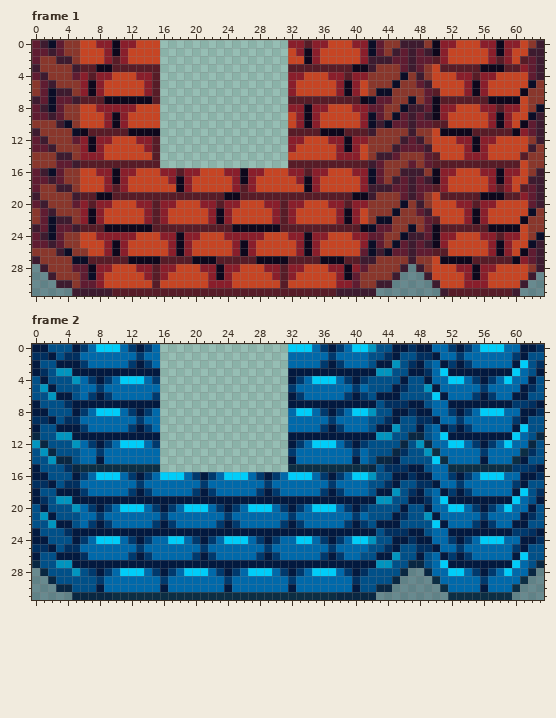
File history of a pixel-art file, Assets/tiles/Wall4.ase. Above is the file before it was changed.
64x32 pixels, 7 frames. Shown: frame 1, frame 2. The commit also changed other frames, which this record leaves out.
And afterwards:
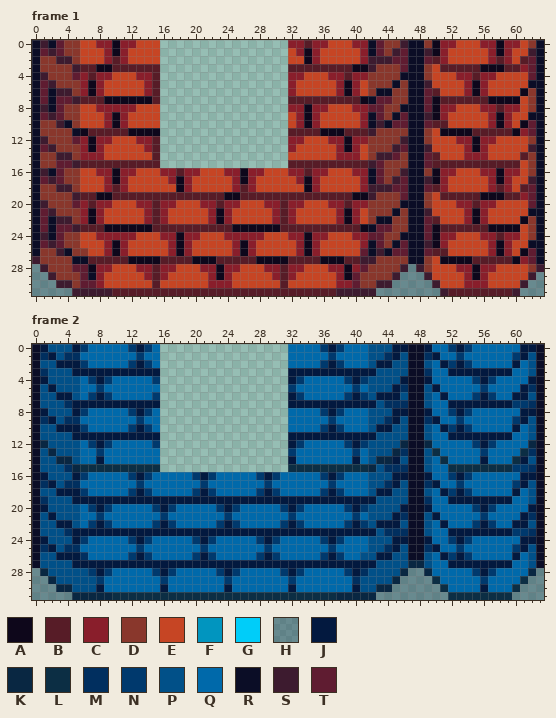
Palette (. is transparent): A #0e071b  B #571c27  C #891e2b  D #89372c  E #c64524  F #0195bf  G #00cdf9  H #03193f50  J #03193f  K #092742  L #0c2e44  M #012f5f  N #00396d  P #015088  Q #0069aa  R #0b0d26  S #3d1b2f  T #5f1c31
Author's note on the commit: Updated Walls and Floors
Diff:
Changed rows in their new state; - is an unchanged pixel.
Frame 1, layer "Layer 1":
first column x 0:
 0 R----------------------------------------------RR--------------R
 1 R----------------------------------------------RR--------------R
 2 R----------------------------------------------RR--------------R
 3 R----------------------------------------------RR--------------R
 4 R----------------------------------------------RR--------------R
 5 R----------------------------------------------RR--------------R
 6 R----------------------------------------------RR--------------R
 7 R-----------------------------------------------R--------------R
 8 R----------------------------------------------RR---------------
 9 R----------------------------------------------RR--------------R
10 R----------------------------------------------RR--------------R
11 R----------------------------------------------RR--------------R
12 R----------------------------------------------RR--------------R
13 R----------------------------------------------RR--------------R
14 R----------------------------------------------RR--------------R
15 R----------------------------------------------RR--------------R
16 R----------------------------------------------RR--------------R
17 R----------------------------------------------RR--------------R
18 R----------------------------------------------RR--------------R
19 R----------------------------------------------RR--------------R
20 R----------------------------------------------RR--------------R
21 R----------------------------------------------RR--------------R
22 R----------------------------------------------RR--------------R
23 R-----------------------------------------------R--------------R
24 R----------------------------------------------RR---------------
25 R----------------------------------------------RR--------------R
26 R----------------------------------------------RR--------------R
27 -----------------------------------------------RR--------------R
Frame 2, layer "Layer 1":
first column x 0:
 0 R-------QQQ---------------------QQQ-----QQP----RR-------QQQ----R
 1 R----------------------------------------------RR--------------R
 2 R--------------------------------------------P-RR------------Q-R
 3 R--PP--------------------------------------PP--RR--Q--------Q--R
 4 R----P-----QQQ---------------------QQQ---------RR---QQ-----Q---R
 5 RP---------------------------------------------RRP-------------R
 6 R-P--------------------------------------------RR-Q------------R
 7 R----------------------------------------------RR--------------R
 8 R-------QQQ----------------------QQ-----QQP----RR-------QQQ----R
 9 R----------------------------------------------RR--------------R
10 R--------------------------------------------P-RR------------Q-R
11 R--PP--------------------------------------PP--RR--Q--------Q--R
12 R----P-----QQQ---------------------QQQ---------RR---QQ-----Q---R
13 RP---------------------------------------------RRP-------------R
14 R-P--------------------------------------------RR-Q------------R
15 R----------------------------------------------RR--------------R
16 R-------QQQ-----QQQ-----QQQ-----QQQ-----QQP----RR-------QQQ----R
17 R----------------------------------------------RR--------------R
18 R--------------------------------------------P-RR------------Q-R
19 R--PP--------------------------------------PP--RR--Q--------Q--R
20 R----P-----QQQ-----QQQ-----QQQ-----QQQ---------RR---QQ-----Q---R
21 RP---------------------------------------------RRP-------------R
22 R-P--------------------------------------------RR-Q------------R
23 R----------------------------------------------RR--------------R
24 R-------QQQ------QQ-----QQQ------QQ-----QQP----RR-------QQQ----R
25 R----------------------------------------------RR--------------R
26 R--------------------------------------------P-RR------------Q-R
27 R--PP--------------------------------------PP------Q--------Q--R
28 -----P-----QQQ-----QQQ-----QQQ-----QQQ--------------QQ-----Q----
